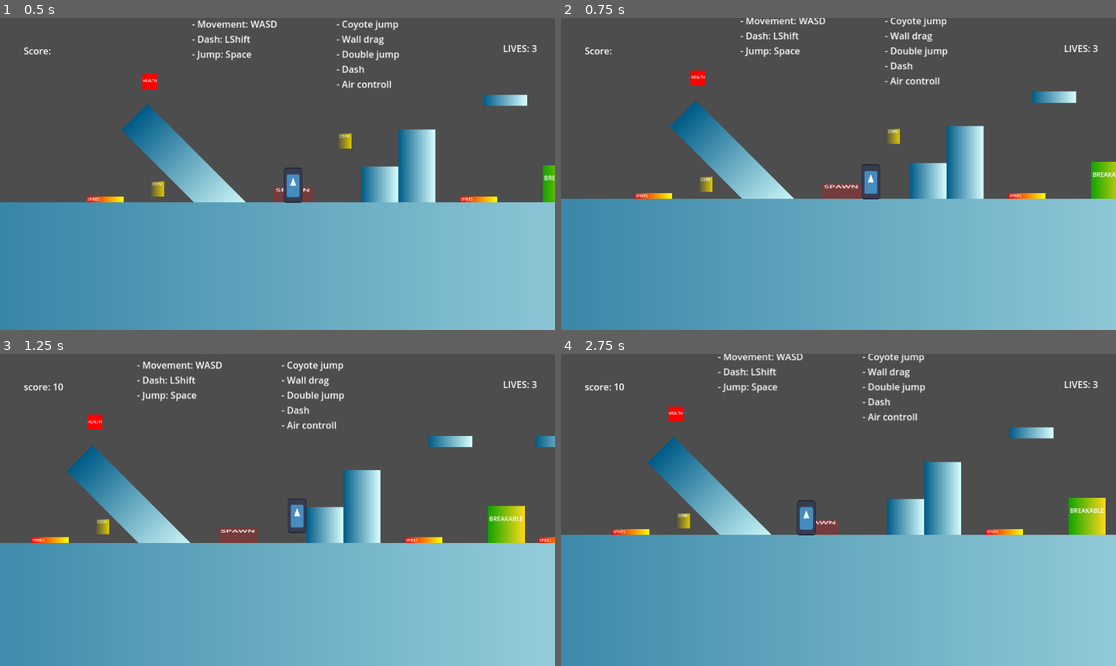
Above: before the commit, frames 1-4 (two rows, left to right).
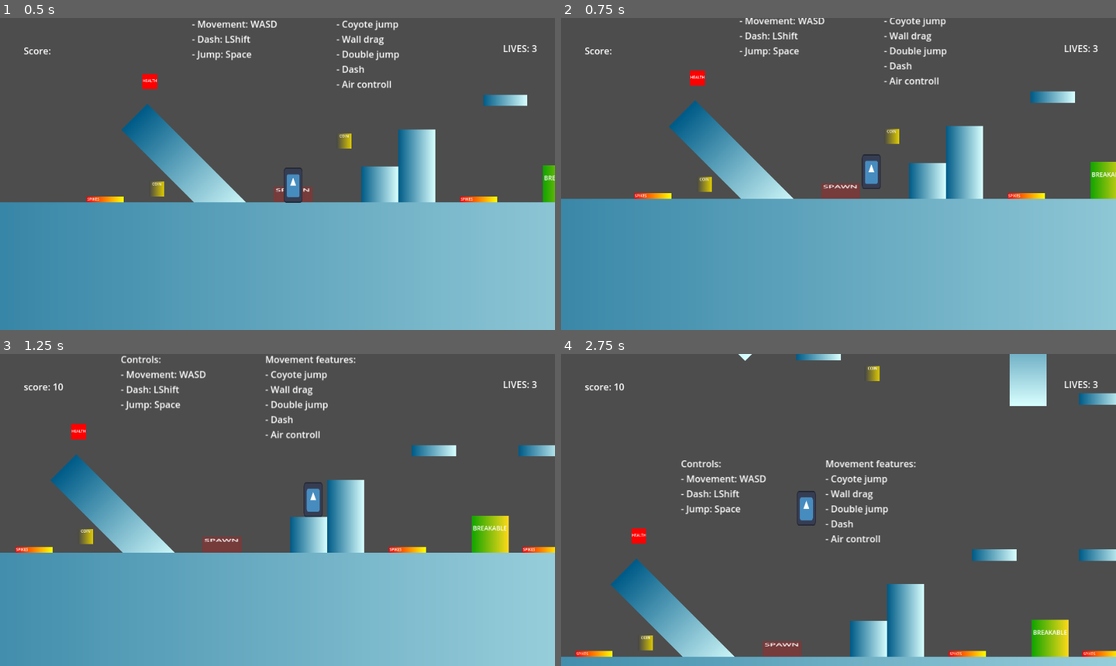
Above: after the commit, the same moments.

Repository: Nispeter/VaultHunter_CGS
Game: Godot game, scene res://scenes/TestScene_DEV.tscn
The game is run twice, just before and just after one commit, with the same random seed, the same clock (stepped at 60 frames per second) and the same inputs. The engine's default icon, where the game draws it, is replaced by a stand-in: a white triangle on a blue panel in a dark square.
Inputs (mouse positions are in pixels of both pictures, inside the frame that each line leads up to):
- Up to frame 1 (0.5 s): no input
- Up to frame 2 (0.75 s): move the mouse to (960, 158) at 0.52 s; hold Right (ui_right) from 0.53 s (still down); tap F (grapple) at 0.6 s
- Up to frame 3 (1.25 s): keep holding Right (ui_right); tap Space (jump) at 0.77 s
- Up to frame 4 (2.75 s): move the mouse to (727, 525) at 1.27 s; tap Shift (dash) at 1.35 s; tap Space (jump) at 1.52 s; tap F (grapple) at 1.55, 2.1 s; move the mouse to (894, 441) at 2.02 s; release Right (ui_right) at 2.03 s; hold Left (ui_left) from 2.03 s (still down)

Frame 1 is identical in both runs. In frame 2, 1.8% of the frame differs, in the area x 13-100%, y 0-59%; in frame 3, 14%; in frame 4, 48%, in the area x 0-100%, y 0-98%.

Commit message:
fully working hook, missing horizontal momentum and swing

Diff:
--- a/prefabs/Player_prefab.tscn
+++ b/prefabs/Player_prefab.tscn
@@ -13,6 +13,88 @@
 scale = Vector2(1.6, 1.96)
 script = ExtResource("1_c8031")
 max_lives = 3
+
+[node name="GrapplingController" type="Node2D" parent="."]
+script = ExtResource("5_q8qsd")
+
+[node name="RayCast" type="Node2D" parent="GrapplingController"]
+rotation = -1.5708
+scale = Vector2(0.625, 0.510204)
+
+[node name="RayCast2D" type="RayCast2D" parent="GrapplingController/RayCast"]
+target_position = Vector2(400, 0)
+
+[node name="RayCast2D2" type="RayCast2D" parent="GrapplingController/RayCast"]
+rotation = -0.0872665
+target_position = Vector2(400, 0)
+
+[node name="RayCast2D4" type="RayCast2D" parent="GrapplingController/RayCast"]
+rotation = -0.174533
+target_position = Vector2(400, 0)
+
+[node name="RayCast2D6" type="RayCast2D" parent="GrapplingController/RayCast"]
+rotation = -0.261799
+target_position = Vector2(400, 0)
+
+[node name="RayCast2D7" type="RayCast2D" parent="GrapplingController/RayCast"]
+rotation = -0.349066
+target_position = Vector2(400, 0)
+
+[node name="RayCast2D8" type="RayCast2D" parent="GrapplingController/RayCast"]
+rotation = -0.436332
+target_position = Vector2(400, 0)
+
+[node name="RayCast2D9" type="RayCast2D" parent="GrapplingController/RayCast"]
+rotation = -0.523599
+target_position = Vector2(400, 0)
+
+[node name="RayCast2D10" type="RayCast2D" parent="GrapplingController/RayCast"]
+rotation = -0.610865
+target_position = Vector2(400, 0)
+
+[node name="RayCast2D11" type="RayCast2D" parent="GrapplingController/RayCast"]
+rotation = -0.698132
+target_position = Vector2(400, 0)
+
+[node name="RayCast2D12" type="RayCast2D" parent="GrapplingController/RayCast"]
+rotation = -0.785398
+target_position = Vector2(400, 0)
+
+[node name="RayCast2D3" type="RayCast2D" parent="GrapplingController/RayCast"]
+rotation = 0.0872665
+target_position = Vector2(400, 0)
+
+[node name="RayCast2D5" type="RayCast2D" parent="GrapplingController/RayCast"]
+rotation = 0.174533
+target_position = Vector2(400, 0)
+
+[node name="RayCast2D13" type="RayCast2D" parent="GrapplingController/RayCast"]
+rotation = 0.261799
+target_position = Vector2(400, 0)
+
+[node name="RayCast2D14" type="RayCast2D" parent="GrapplingController/RayCast"]
+rotation = 0.349066
+target_position = Vector2(400, 0)
+
+[node name="RayCast2D15" type="RayCast2D" parent="GrapplingController/RayCast"]
+rotation = 0.436332
+target_position = Vector2(400, 0)
+
+[node name="RayCast2D16" type="RayCast2D" parent="GrapplingController/RayCast"]
+rotation = 0.523599
+target_position = Vector2(400, 0)
+
+[node name="RayCast2D17" type="RayCast2D" parent="GrapplingController/RayCast"]
+rotation = 0.610865
+target_position = Vector2(400, 0)
+
+[node name="RayCast2D18" type="RayCast2D" parent="GrapplingController/RayCast"]
+rotation = 0.698132
+target_position = Vector2(400, 0)
+
+[node name="RayCast2D19" type="RayCast2D" parent="GrapplingController/RayCast"]
+rotation = 0.785398
+target_position = Vector2(400, 0)
 
 [node name="Sprite2D" type="Sprite2D" parent="."]
 scale = Vector2(0.159999, 0.239999)
@@ -37,124 +119,4 @@
 script = ExtResource("4_j04j7")
 max_jumps = 2
 
-[node name="GrapplingController" type="Node2D" parent="."]
-script = ExtResource("5_q8qsd")
-
-[node name="RayCast" type="Node2D" parent="GrapplingController"]
-rotation = -1.5708
-scale = Vector2(0.625, 0.510204)
-
-[node name="RayCast2D" type="RayCast2D" parent="GrapplingController/RayCast"]
-position = Vector2(0, 25)
-scale = Vector2(1.11817, 0.912794)
-target_position = Vector2(400, 0)
-
-[node name="RayCast2D2" type="RayCast2D" parent="GrapplingController/RayCast"]
-position = Vector2(2, 25)
-rotation = -0.0872665
-scale = Vector2(1.11817, 0.912794)
-target_position = Vector2(400, 0)
-
-[node name="RayCast2D4" type="RayCast2D" parent="GrapplingController/RayCast"]
-position = Vector2(4, 25)
-rotation = -0.174533
-scale = Vector2(1.11817, 0.912794)
-target_position = Vector2(400, 0)
-
-[node name="RayCast2D6" type="RayCast2D" parent="GrapplingController/RayCast"]
-position = Vector2(6, 25)
-rotation = -0.261799
-scale = Vector2(1.11817, 0.912794)
-target_position = Vector2(400, 0)
-
-[node name="RayCast2D7" type="RayCast2D" parent="GrapplingController/RayCast"]
-position = Vector2(8, 25)
-rotation = -0.349066
-scale = Vector2(1.11817, 0.912794)
-target_position = Vector2(400, 0)
-
-[node name="RayCast2D8" type="RayCast2D" parent="GrapplingController/RayCast"]
-position = Vector2(10, 25)
-rotation = -0.436332
-scale = Vector2(1.11817, 0.912794)
-target_position = Vector2(400, 0)
-
-[node name="RayCast2D9" type="RayCast2D" parent="GrapplingController/RayCast"]
-position = Vector2(12, 25)
-rotation = -0.523599
-scale = Vector2(1.11817, 0.912794)
-target_position = Vector2(400, 0)
-
-[node name="RayCast2D10" type="RayCast2D" parent="GrapplingController/RayCast"]
-position = Vector2(14, 25)
-rotation = -0.610865
-scale = Vector2(1.11817, 0.912794)
-target_position = Vector2(400, 0)
-
-[node name="RayCast2D11" type="RayCast2D" parent="GrapplingController/RayCast"]
-position = Vector2(16, 25)
-rotation = -0.698132
-scale = Vector2(1.11817, 0.912794)
-target_position = Vector2(400, 0)
-
-[node name="RayCast2D12" type="RayCast2D" parent="GrapplingController/RayCast"]
-position = Vector2(18, 25)
-rotation = -0.785398
-scale = Vector2(1.11817, 0.912794)
-target_position = Vector2(400, 0)
-
-[node name="RayCast2D3" type="RayCast2D" parent="GrapplingController/RayCast"]
-position = Vector2(-2, 25)
-rotation = 0.0872665
-scale = Vector2(1.11817, 0.912794)
-target_position = Vector2(400, 0)
-
-[node name="RayCast2D5" type="RayCast2D" parent="GrapplingController/RayCast"]
-position = Vector2(-4, 25)
-rotation = 0.174533
-scale = Vector2(1.11817, 0.912794)
-target_position = Vector2(400, 0)
-
-[node name="RayCast2D13" type="RayCast2D" parent="GrapplingController/RayCast"]
-position = Vector2(-6, 25)
-rotation = 0.261799
-scale = Vector2(1.11817, 0.912794)
-target_position = Vector2(400, 0)
-
-[node name="RayCast2D14" type="RayCast2D" parent="GrapplingController/RayCast"]
-position = Vector2(-8, 25)
-rotation = 0.349066
-scale = Vector2(1.11817, 0.912794)
-target_position = Vector2(400, 0)
-
-[node name="RayCast2D15" type="RayCast2D" parent="GrapplingController/RayCast"]
-position = Vector2(-10, 25)
-rotation = 0.436332
-scale = Vector2(1.11817, 0.912794)
-target_position = Vector2(400, 0)
-
-[node name="RayCast2D16" type="RayCast2D" parent="GrapplingController/RayCast"]
-position = Vector2(-12, 25)
-rotation = 0.523599
-scale = Vector2(1.11817, 0.912794)
-target_position = Vector2(400, 0)
-
-[node name="RayCast2D17" type="RayCast2D" parent="GrapplingController/RayCast"]
-position = Vector2(-14, 25)
-rotation = 0.610865
-scale = Vector2(1.11817, 0.912794)
-target_position = Vector2(400, 0)
-
-[node name="RayCast2D18" type="RayCast2D" parent="GrapplingController/RayCast"]
-position = Vector2(-16, 25)
-rotation = 0.698132
-scale = Vector2(1.11817, 0.912794)
-target_position = Vector2(400, 0)
-
-[node name="RayCast2D19" type="RayCast2D" parent="GrapplingController/RayCast"]
-position = Vector2(-18, 25)
-rotation = 0.785398
-scale = Vector2(1.11817, 0.912794)
-target_position = Vector2(400, 0)
-
 [connection signal="loose_lives" from="HealthController" to="." method="_loose_live"]
--- a/scenes/TestScene_DEV.tscn
+++ b/scenes/TestScene_DEV.tscn
@@ -165,6 +165,17 @@
 [node name="CollisionShape2D" type="CollisionShape2D" parent="Map/Squares/Column3"]
 shape = SubResource("RectangleShape2D_eldvc")
 
+[node name="Column4" type="StaticBody2D" parent="Map/Squares"]
+position = Vector2(-433, 71)
+rotation = 1.5708
+scale = Vector2(4, 1)
+
+[node name="Sprite2D" type="Sprite2D" parent="Map/Squares/Column4"]
+texture = SubResource("GradientTexture2D_l51ey")
+
+[node name="CollisionShape2D" type="CollisionShape2D" parent="Map/Squares/Column4"]
+shape = SubResource("RectangleShape2D_eldvc")
+
 [node name="Column2" type="StaticBody2D" parent="Map/Squares"]
 position = Vector2(676, 28)
 rotation = 1.5708
--- a/scripts/entities/player/GrapplingController.gd
+++ b/scripts/entities/player/GrapplingController.gd
@@ -5,34 +5,34 @@
 
 var is_hooked: bool = false
 var grapple_speed: float = 500.0
-var grapple_max_distance: int = 500
-var grapple_min_distance: int = 10
+var swing_damping = 0.95
+var grapple_max_distance: int = 200
+var grapple_min_distance: int = 4
 var grapple_current_distance: int
 var hook_pos: Vector2 = Vector2.ZERO
 var motion: Vector2 = Vector2.ZERO
-
 func _ready() -> void:
 	grapple_current_distance = grapple_max_distance
 
 func _physics_process(delta: float) -> void:
 	hook()
-
+	queue_redraw()				#TODO: search a better method for drawing a hook, like texture tiling
 	if is_hooked:
 		swing(delta)
-		_draw()
-		motion *= 0.975  # Swing damping
+		motion *= swing_damping
 		player_body.velocity = motion
 	else:
 		motion = player_body.velocity
 
 func _draw() -> void:
 	if is_hooked:
-		draw_line(Vector2(0, -16), to_local(hook_pos), Color.WHITE, 3, true)
+		print("drawing line")
+		draw_line(Vector2(4,0), to_local(hook_pos), Color.WHITE, 3, true)
 	else:
 		if raycast_angles is RayCast2D and raycast_angles.is_colliding():
 			var collision_point = raycast_angles.get_collision_point()
 			if global_position.distance_to(collision_point) < grapple_max_distance:
-				draw_line(Vector2(0, -16), to_local(collision_point), Color.BLACK, 0.5, true)
+				draw_line(Vector2(4,0), to_local(collision_point), Color.BLACK, 0.5, true)
 
 func hook() -> void:
 	raycast_angles.look_at(get_global_mouse_position())
@@ -50,7 +50,9 @@
 func get_hook_pos() -> Vector2:
 	for raycast in raycast_angles.get_children():
 		if raycast is RayCast2D and raycast.is_colliding():
-			return raycast.get_collision_point()
+			var collider = raycast.get_collider()
+			if collider and not collider.is_in_group("Player"):
+				return raycast.get_collision_point()
 	return Vector2.ZERO
 
 func swing(delta: float) -> void:
@@ -58,11 +60,11 @@
 	if motion.length() < 0.01 or radius.length() < grapple_min_distance:
 		return
 
-	var angle: float = radius.angle_to(motion)
+	var angle: float = acos(radius.dot(motion))/(radius.length() * motion.length())
 	var radial_velocity: float = cos(angle) * motion.length()
-	motion = radius.normalized() * radial_velocity
+	motion = radius.normalized() * -radial_velocity
 
 	if global_position.distance_to(hook_pos) > grapple_current_distance:
-		global_position = hook_pos + radius.normalized() * grapple_current_distance
+		player_body.global_position = hook_pos + radius.normalized() * grapple_current_distance
 
 	motion += (hook_pos - global_position).normalized() * 15000.0 * delta
